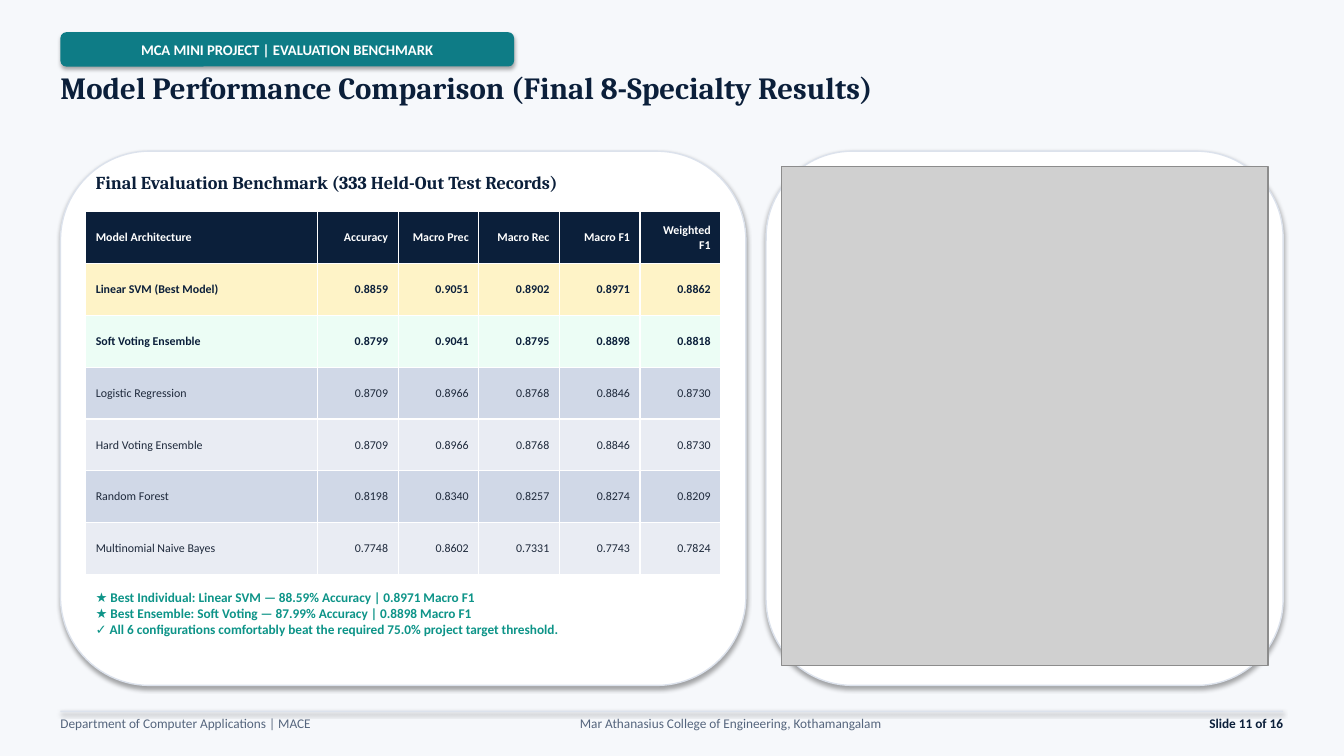
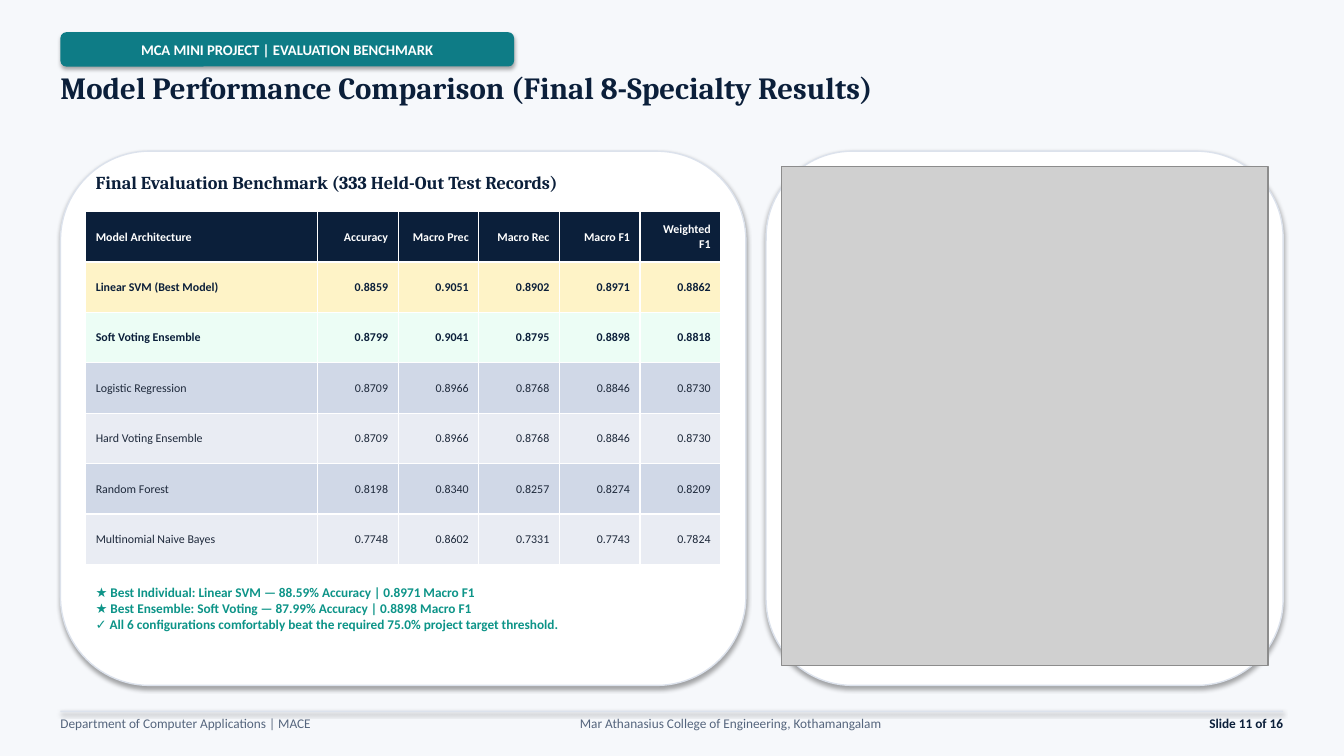
Before and after one commit to JiphinGeorge/Mini-Project-S3-MCA, a slide deck: slide 11 of model training project/2nd Presentation 30-9-2026/Medical_Specialty_Classification_Interim_Presentation_2.pptx. Drawn at 1344x756 pixels with LibreOffice and Linux fonts; fonts in the diff are those of the drawing; grey boxes stand for pictures. Boxes give left, top, right and bottom in pixels: in the first picture for what was removed or moved away, otherwise in the second. Text is boxed around its words. In the diff, an @@ line names an element or a change of style, - is before the commit and + after.

Commit message:
refactor: update presentation layout geometry and text styling to prevent overlap

```diff
--- a/model training project/2nd Presentation 30-9-2026/Medical_Specialty_Classification_Interim_Presentation_2.pptx
+++ b/model training project/2nd Presentation 30-9-2026/Medical_Specialty_Classification_Interim_Presentation_2.pptx
@@ table: place and size @@
-table at [86, 212, 721, 575]
+table at [86, 212, 721, 565]
@@ text "★ Best Individual: Linear SVM ...": place and size @@
-text "★ Best Individual: Linear SVM ..." at [110, 592, 558, 637]
+text "★ Best Individual: Linear SVM ..." at [110, 587, 558, 632]
```
Also in this commit, not shown: 10 other slides changed, 3 other files.
